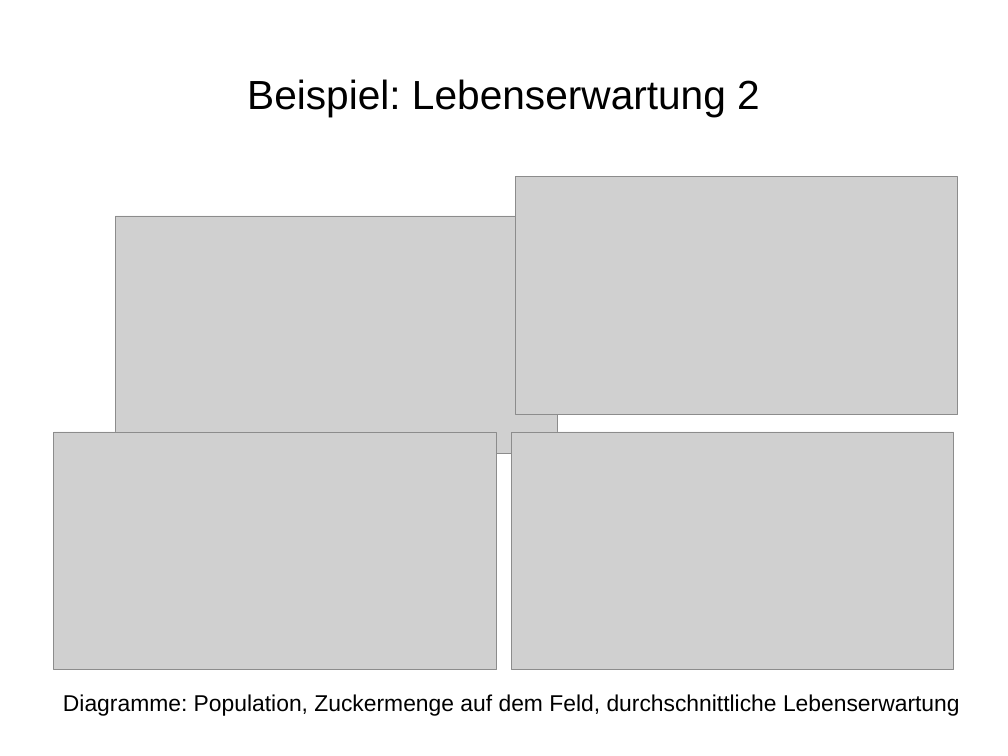
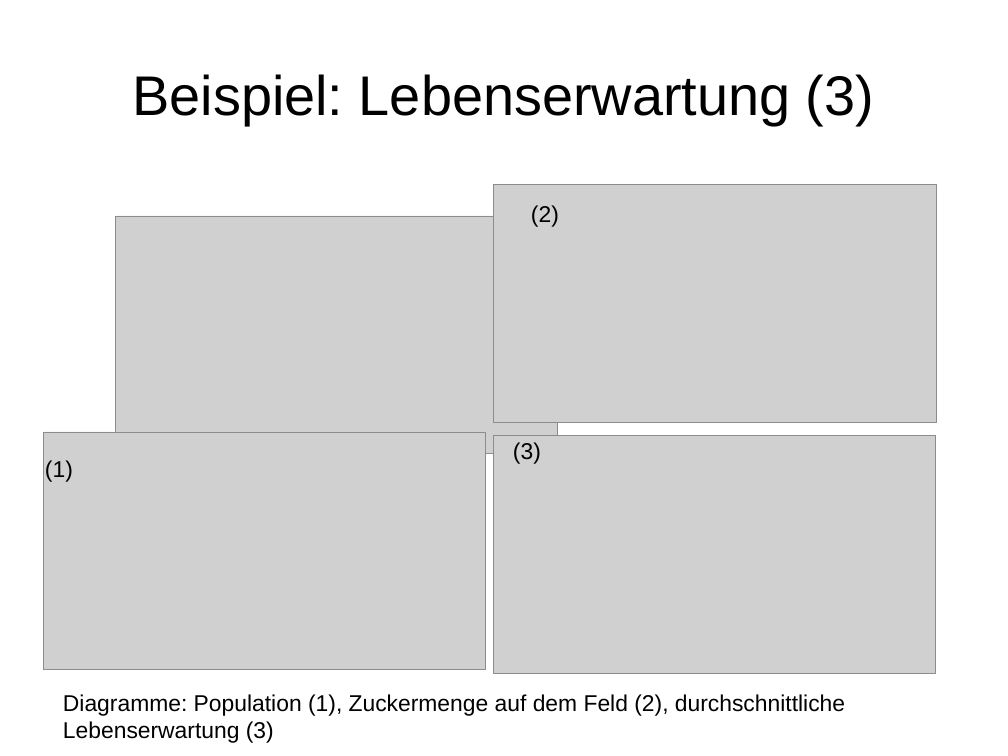
Before and after one commit to wsmirnow/Sugarscape, a slide deck: slide 19 of Presentation/Presentation.odp. Drawn at 1008x756 pixels with LibreOffice and Linux fonts; fonts in the diff are those of the drawing; grey boxes stand for pictures. Boxes give left, top, right and bottom in pixels: in the first picture for what was removed or moved away, otherwise in the second. Text is boxed around its words. In the diff, an @@ line names an element or a change of style, - is before the commit and + after.

```diff
--- a/Presentation/Presentation.odp
+++ b/Presentation/Presentation.odp
@@ title at [132,74,874,125]: text changed; size 32 to 44 pt @@
-Beispiel: Lebenserwartung 2
+Beispiel: Lebenserwartung (3)
@@ picture: place and size @@
-picture at [515,177,958,414]
+picture at [494,184,937,422]
@@ text added at [531,205,559,227], 18 pt, text #000000 @@
+(2)
@@ picture: place and size @@
-picture at [54,432,497,670]
+picture at [43,432,486,670]
@@ picture: place and size @@
-picture at [511,432,954,670]
+picture at [494,435,937,673]
@@ text added at [513,442,541,464], 18 pt, text #000000 @@
+(3)
@@ text added at [45,460,73,482], 18 pt, text #000000 @@
+(1)
@@ text at [63,694,845,743]: text changed @@
-Diagramme: Population, Zuckermenge auf dem Feld, durchschnittliche Lebenserwartung
+Diagramme: Population (1), Zuckermenge auf dem Feld (2), durchschnittliche Lebenserwartung (3)
```
Also in this commit, not shown: 9 other slides changed, 2 other files.
